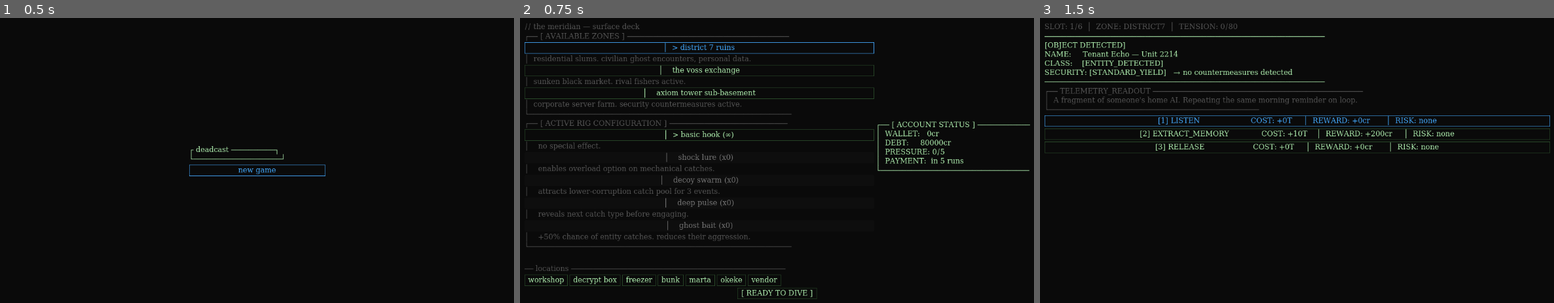
Above: before the commit, frames 1-3 (left to right).
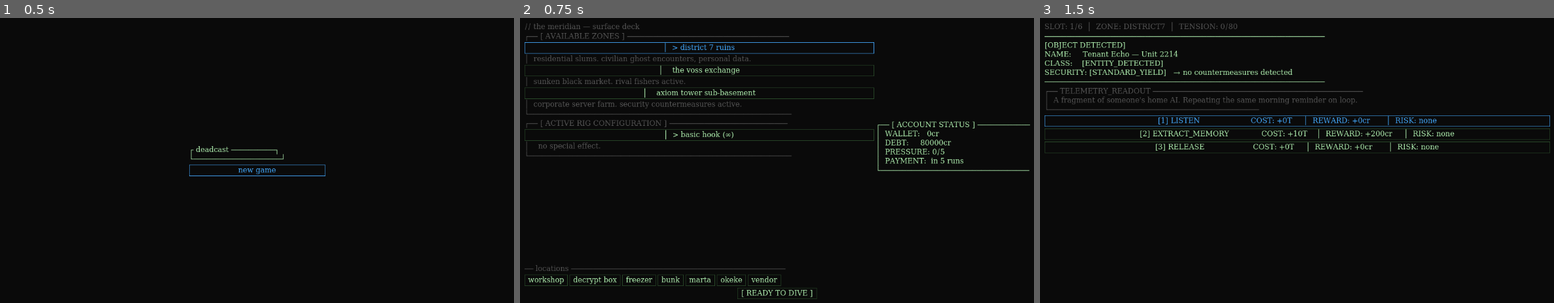
Above: after the commit, the same moments.

Repository: Teeohbee/deadcast
Game: Godot game, scene res://scenes/title_screen/TitleScreen.tscn
Two runs of this game, one before a commit and one after it. Both use one fixed random seed, a clock stepped at 60 frames per second and the inputs below.
Inputs:
- Up to frame 1 (0.5 s): no input
- Up to frame 2 (0.75 s): click "new game" at 0.5 s
- Up to frame 3 (1.5 s): click "[ READY TO DIVE ]" at 1.25 s

Frame 1 is identical in both runs. In frame 2, 1.6% of the frame differs, in the area x 1-53%, y 46-81%; in frame 3, nothing differs.

Commit message:
feat: hide lures with zero stock from rig configuration panel

Diff:
--- a/scenes/barge_hub/LureEquip.gd
+++ b/scenes/barge_hub/LureEquip.gd
@@ -18,8 +18,10 @@
 
 	var focus_btn: Button = null
 	for lure_id in LURE_IDS:
+		var qty: int = GameState.lure_inventory.get(lure_id, 0)
+		if qty == 0:
+			continue
 		var lure: LureData = load("res://resources/lures/%s.tres" % lure_id)
-		var qty: int = GameState.lure_inventory.get(lure_id, 0)
 		var is_equipped := GameState.current_lure != null and GameState.get_lure_id(GameState.current_lure) == lure_id
 		var btn := Button.new()
 		btn.focus_mode = Control.FOCUS_ALL
@@ -28,7 +30,6 @@
 			"│  > " if is_equipped else "│    ",
 			lure.lure_name.to_lower(),
 			_stock_display(qty)]
-		btn.disabled = not GameState.INFINITE_STOCK == qty and qty == 0
 		btn.pressed.connect(func() -> void: _on_lure_selected(lure))
 		add_child(btn)
 		if lure.description != "":
